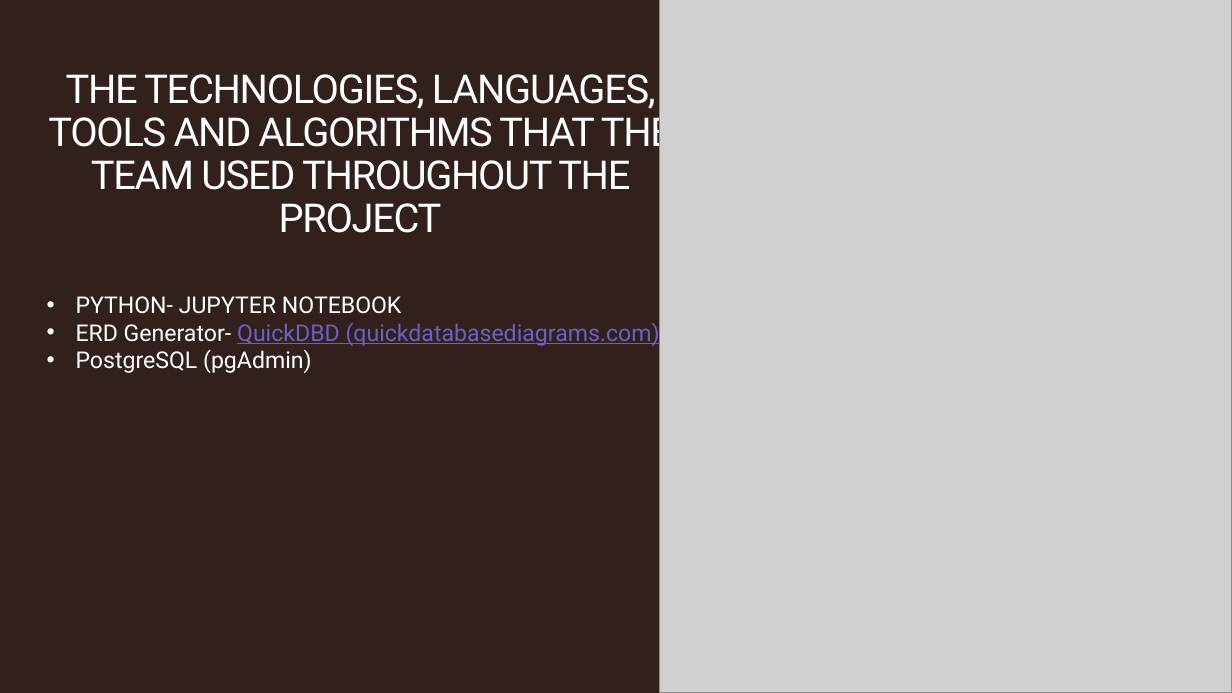
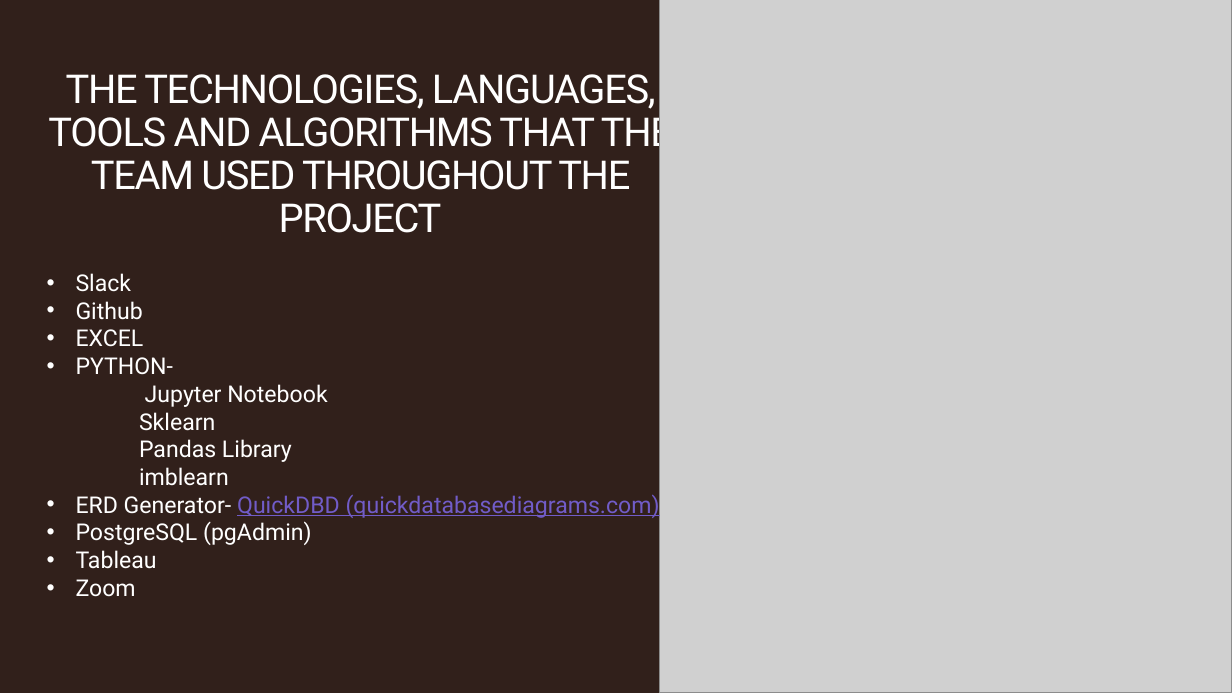
Before and after one commit to macicchino/Food_Insecurity, a slide deck: slide 9 of Presentation in progress/SQL TEAM 6 FOOD INSECURITY PRESENTATION.pptx (slide 10 before the commit). Drawn at 1232x693 pixels with LibreOffice and Linux fonts; fonts in the diff are those of the drawing; grey boxes stand for pictures. Boxes give left, top, right and bottom in pixels: in the first picture for what was removed or moved away, otherwise in the second. Text is boxed around its words. In the diff, an @@ line names an element or a change of style, - is before the commit and + after.

```diff
--- a/Presentation in progress/SQL TEAM 6 FOOD INSECURITY PRESENTATION.pptx
+++ b/Presentation in progress/SQL TEAM 6 FOOD INSECURITY PRESENTATION.pptx
@@ text "Slack": place and size @@
-text "Slack" at [76, 296, 660, 373]
+text "Slack" at [76, 273, 660, 597]
@@ text at [76, 273, 327, 486]: text changed @@
-• PYTHON- JUPYTER NOTEBOOK
+• Slack
+• Github
+• EXCEL
+• PYTHON-
+Jupyter Notebook
+Sklearn
+Pandas Library
+imblearn
@@ text at [76, 550, 157, 597]: paragraphs added @@
+• Tableau
+• Zoom
```
Also in this commit, not shown: 9 other slides changed, 1 slide removed.
